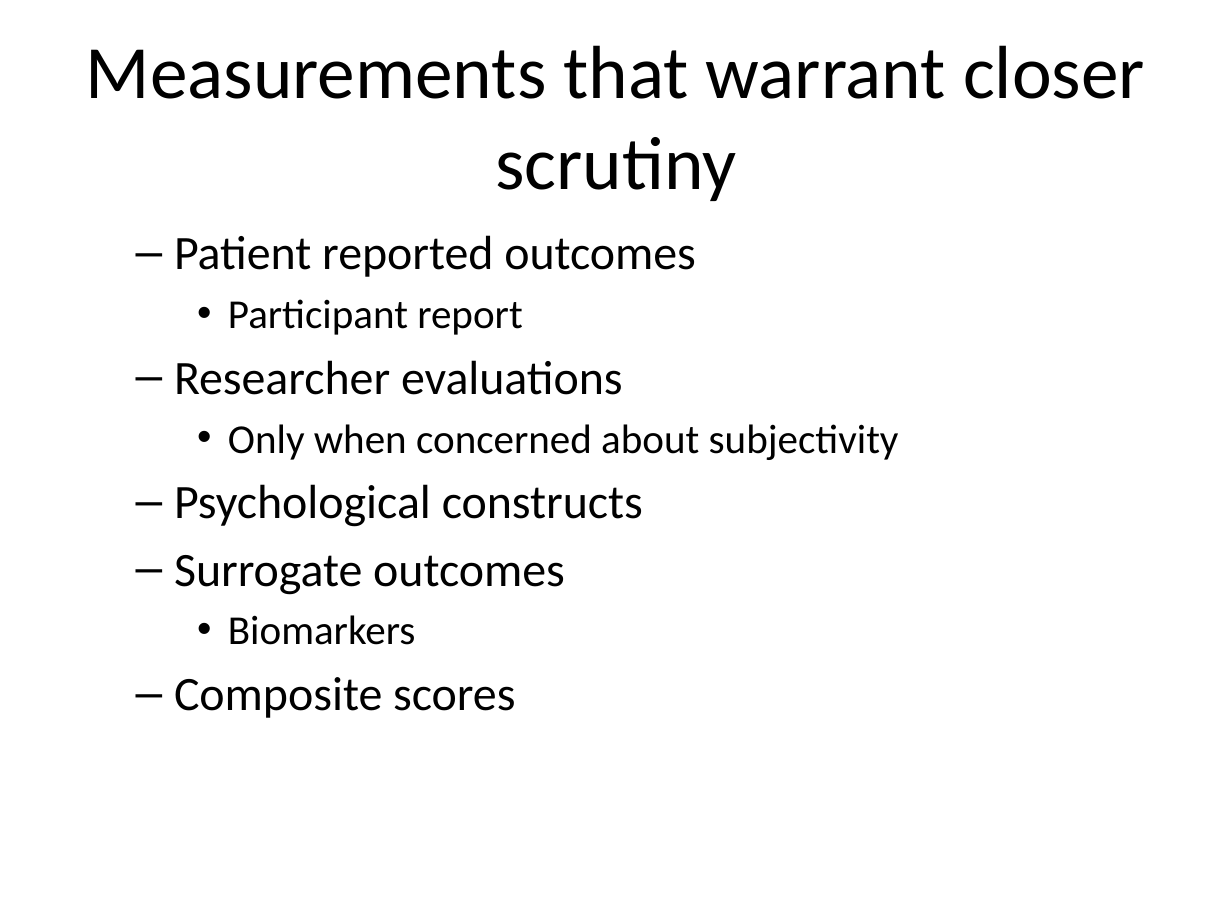
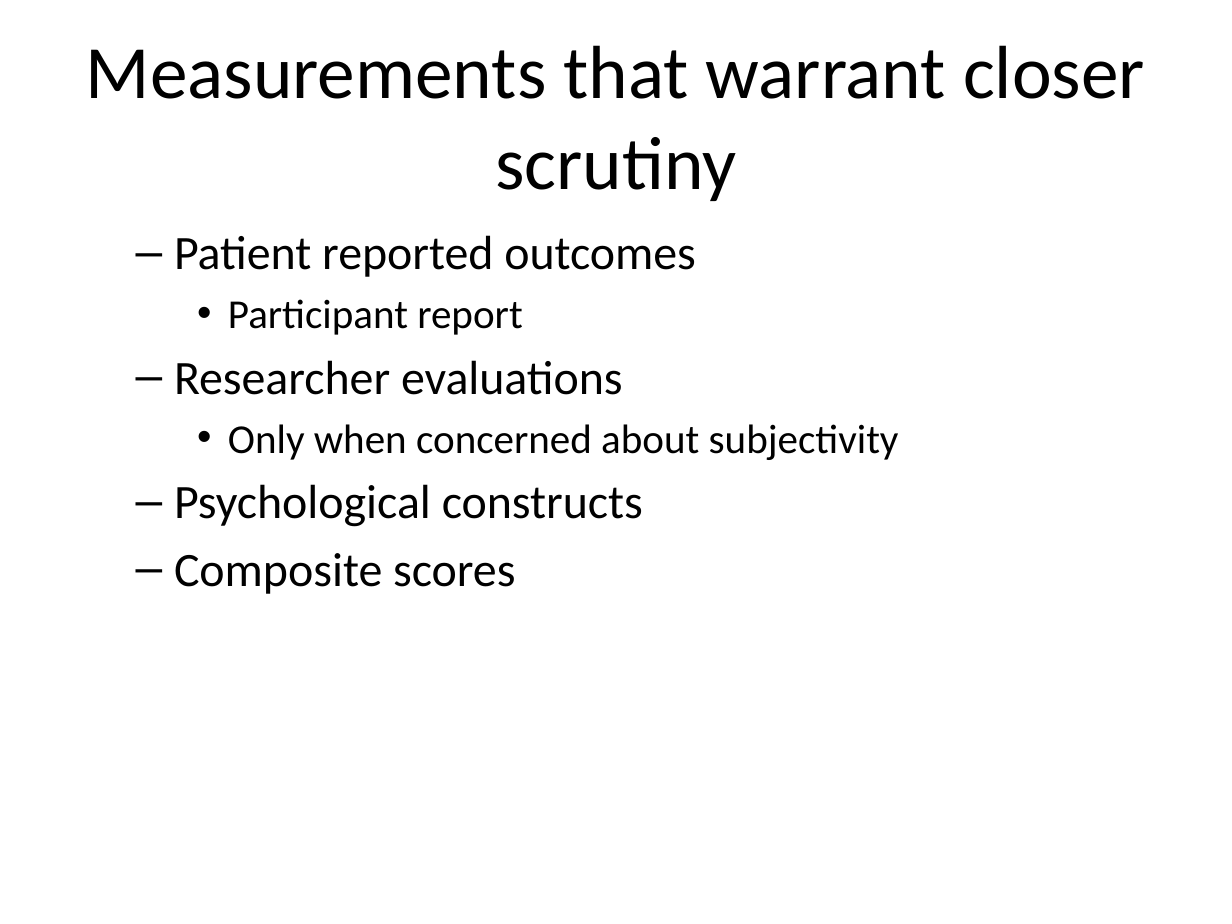
Before and after one commit to classes-medb/5510, a slide deck: slide 4 of src/video-09-validity.pptx (slide 8 before the commit). Drawn at 1232x924 pixels with LibreOffice and Linux fonts; fonts in the diff are those of the drawing. Boxes give left, top, right and bottom in pixels: in the first picture for what was removed or moved away, otherwise in the second. Text is boxed around its words. In the diff, an @@ line names an element or a change of style, - is before the commit and + after.

```diff
--- a/src/video-09-validity.pptx
+++ b/src/video-09-validity.pptx
@@ text at <box>174,555,565,645</box>: paragraphs removed @@
-  – Surrogate outcomes
-    • Biomarkers
```
Also in this commit, not shown: 4 other slides changed, 3 slides added, 5 slides removed, 4 other files.
